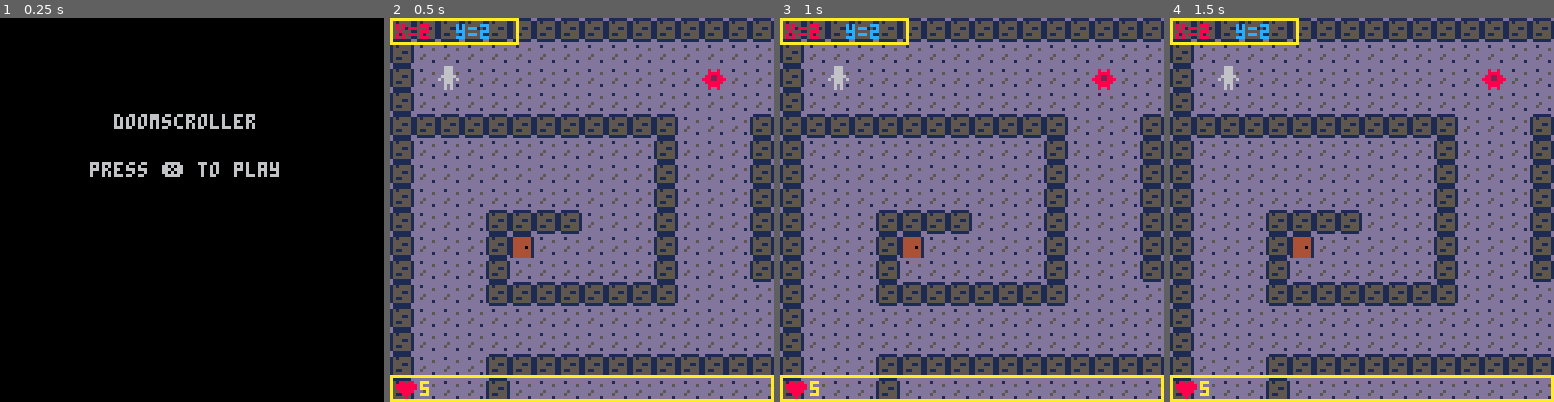
Above: before the commit, frames 1-4 (left to right).
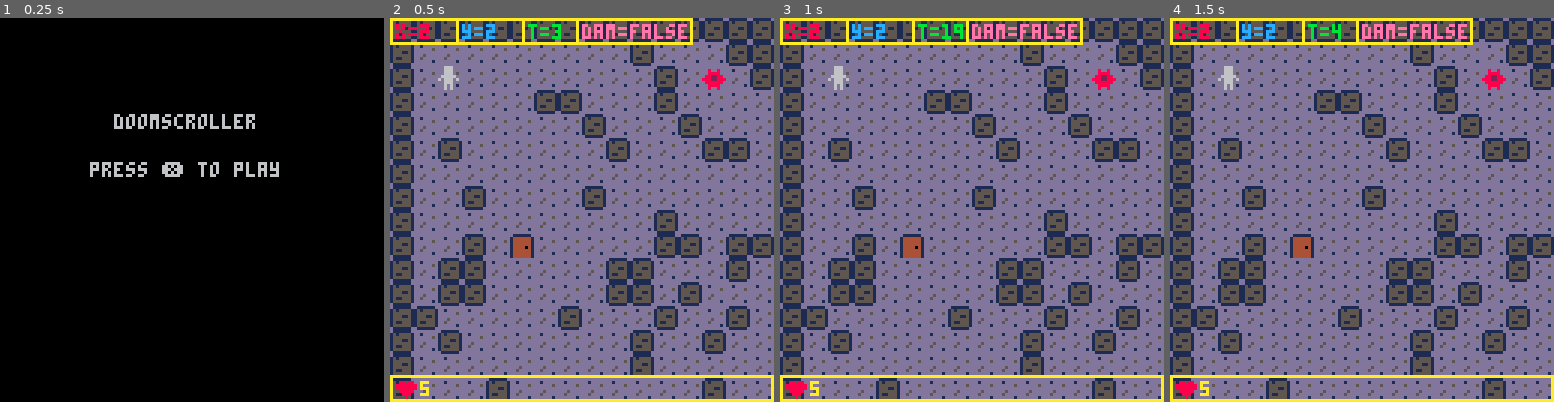
Above: after the commit, the same moments.

Repository: OmniWode/doomscroller
Game: PICO-8 cartridge doomscroller.p8
The game is run twice, just before and just after one commit, with the same random seed, the same clock (stepped at 60 frames per second) and the same inputs.
Inputs:
- Up to frame 1 (0.25 s): no input
- Up to frame 2 (0.5 s): tap X (X key) at 0.33 s
- Up to frame 3 (1 s): no input
- Up to frame 4 (1.5 s): tap X (X key) at 1.07 s

Frame 1 is identical in both runs. In frame 2, 28% of the frame differs, in the area x 6-100%, y 0-100%; in frame 3, 28%; in frame 4, 28%.

Commit message:
improved damage mechanics

Diff:
--- a/doomscroller.p8
+++ b/doomscroller.p8
@@ -64,7 +64,7 @@
 
 function update_game()
 	if (not game_over) then
-		--update_map()
+		update_map()
 		move_player()
 		check_win_lose()
 	else
@@ -78,6 +78,7 @@
 		draw_map()
 		draw_enemies()
 		draw_player()
+		if (p.dam) draw_damage()
 		draw_hud()
 		draw_debug()
 	else
@@ -91,16 +92,16 @@
 
 function map_setup()
 	timer=0
+	anim_time=30 --30 = 1 sec
 
 	solid=0
 	door=1
 	enemy=2
 
 	init_enemies()
-
 	make_walls()
-
-	make_floor(1)
+	place_door()
+	--make_floor(1)
 end
 
 function make_walls()
@@ -108,17 +109,30 @@
 		for y=0,63 do
 			if ((x==0) or (x==127)) then
 				mset(x,y,2)
-			end
-			if ((y==0) or (y==63)) then
+			elseif ((y==0) or (y==63)) then
+				mset(x,y,2)
+			elseif (((rnd(10)) <= 2 ) and ((x>4) or (y>4))) then
 				mset(x,y,2)
 			end
+
 		end
 	end
+end
+
+function place_door()
+	mset(5,9,3)
 end
 
 function make_floor(depth)
 	floor={}
 	floor.depth=depth
+end
+
+function update_map()
+	if (timer==anim_time) then
+		timer=0
+	end
+	timer+=1
 end
 
 function draw_map()
@@ -150,10 +164,31 @@
 	p.h=8
 	p.hp=5
 	p.spr=1
+	p.dam=false
+	p.dam_anim=0
 end
 
 function draw_player()
 	spr(p.spr,p.x*p.w,p.y*p.h)
+end
+
+function draw_damage()
+
+	p.dam_anim+=7
+	if (p.dam_anim<15) then
+		spr(16,p.x*p.w,p.y*p.h)
+	elseif (p.dam_anim>15) and (p.dam_anim<=30) then
+		spr(17,p.x*p.w,p.y*p.h)
+	elseif (p.dam_anim>30) and (p.dam_anim<=45) then
+		spr(18,p.x*p.w,p.y*p.h)
+	elseif (p.dam_anim>45) and (p.dam_anim<=60) then
+		spr(19,p.x*p.w,p.y*p.h)
+	elseif (p.dam_anim>60) then
+		p.dam_anim=0
+		p.dam=false
+	end
+
+	--p.dam=false
 end
 
 function draw_hud()
@@ -170,10 +205,17 @@
 	debugx=mapx*8
 	debugy=mapy*8
 
-	rect(debugx,debugy,debugx+42,debugy+8,10)
-
+	rect(debugx,debugy,debugx+22,debugy+8,10)
 	print("x="..p.x,debugx+2,debugy+2,8)
-	print("y="..p.y,debugx+22,debugy+2,12)
+
+	rect(debugx+22,debugy,debugx+44,debugy+8,10)
+	print("y="..p.y,debugx+24,debugy+2,12)
+
+	rect(debugx+44,debugy,debugx+62,debugy+8,10)
+	print("t="..timer,debugx+46,debugy+2,11)
+
+	rect(debugx+62,debugy,debugx+100,debugy+8,10)
+	print("dam="..tostr(p.dam),debugx+64,debugy+2,14)
 end
 
 function move_player()
@@ -191,7 +233,7 @@
 		p.x=mid(0,newx,127)
 		p.y=mid(0,newy,127)
 	else
-		sfx(0)
+		--sfx(0)
 	end
 end
 
@@ -201,6 +243,9 @@
 	--take damage from enemies
 	if (is_tile(enemy,x,y)) then
 		p.hp -= 1
+		p.dam=true
+		sfx(1)
+		--rectfill(0,0,127,127,8)
 	end
 end
 
@@ -253,14 +298,14 @@
 00700700006660001511555114444441dd5ddddd0000000000000000000000000000000000000000000000000000000000000000000000000000000000000000
 00000000006060001555555114444441dddddd1d0000000000000000000000000000000000000000000000000000000000000000000000000000000000000000
 0000000000606000d111111d14444441dddddddd0000000000000000000000000000000000000000000000000000000000000000000000000000000000000000
-00000000000000000000000000000000000000000000000000000000000000000000000000000000000000000000000000000000000000000000000000000000
-00000000000000000000000000000000000000000000000000000000000000000000000000000000000000000000000000000000000000000000000000000000
-00000000000000000000000000000000000000000000000000000000000000000000000000000000000000000000000000000000000000000000000000000000
-00000000000000000000000000000000000000000000000000000000000000000000000000000000000000000000000000000000000000000000000000000000
-00000000000000000000000000000000000000000000000000000000000000000000000000000000000000000000000000000000000000000000000000000000
-00000000000000000000000000000000000000000000000000000000000000000000000000000000000000000000000000000000000000000000000000000000
-00000000000000000000000000000000000000000000000000000000000000000000000000000000000000000000000000000000000000000000000000000000
-00000000000000000000000000000000000000000000000000000000000000000000000000000000000000000000000000000000000000000000000000000000
+00000000000000000000000088888888000000000000000000000000000000000000000000000000000000000000000000000000000000000000000000000000
+00000000000000000888888080000008000000000000000000000000000000000000000000000000000000000000000000000000000000000000000000000000
+00000000008888000800008080000008000000000000000000000000000000000000000000000000000000000000000000000000000000000000000000000000
+00088000008008000800008080000008000000000000000000000000000000000000000000000000000000000000000000000000000000000000000000000000
+00088000008008000800008080000008000000000000000000000000000000000000000000000000000000000000000000000000000000000000000000000000
+00000000008888000800008080000008000000000000000000000000000000000000000000000000000000000000000000000000000000000000000000000000
+00000000000000000888888080000008000000000000000000000000000000000000000000000000000000000000000000000000000000000000000000000000
+00000000000000000000000088888888000000000000000000000000000000000000000000000000000000000000000000000000000000000000000000000000
 dddddddddddbdddb0000000000000000000000000000000000000000000000000000000000000000000000000000000000000000000000000000000000000000
 dd8dd8dddddddbdd0000000000000000000000000000000000000000000000000000000000000000000000000000000000000000000000000000000000000000
 dd8888ddbd3333db0000000000000000000000000000000000000000000000000000000000000000000000000000000000000000000000000000000000000000
@@ -377,37 +422,38 @@
 0001010200000000000000000000000000000000000000000000000000000000050500000000000000000000000000000000000000000000000000000000000000000000000000000000000000000000000000000000000000000000000000000000000000000000000000000000000000000000000000000000000000000000
 0000000000000000000000000000000000000000000000000000000000000000000000000000000000000000000000000000000000000000000000000000000000000000000000000000000000000000000000000000000000000000000000000000000000000000000000000000000000000000000000000000000000000000
 __map__
-0202020202020202020202020202020202020202020202020202020202020204040404040404040404040404040404040404040404040404040404040404040404040404040404040404040404040404040404040404040404040404040404040404040404040404040404040404040404040404040400000000000000000000
-0204040404040404040404040404040404040404040404040404040404040404040404040404040404040404040404040404040404040404040404040404040404040404040404040404040404040404040404040404040404040404040404040404040404040404040404040404040404040404040400000000000000000000
-0204040404040404040404040404040404040404040404040404040404040404040404040404040404040404040404040404040404040404040404040404040404040404040404040404040404040404040404040404040404040404040404040404040404040404040404040404040404040404040400000000000000000000
-0204040404040404040404040404040404040404040404040404040404040404040404040404040404040404040404040404040404040404040404040404040404040404040404040404040404040404040404040404040404040404040404040404040404040404040404040404040404040404040400000000000000000000
-0202020202020202020202020404040202020202040404040404040404040204040404040404040404040404040404040404040404040404040404040404040404040404040404040404040404040404040404040404040404040404040404040404040404040404040404040404040404040404040400000000000000000000
-0204040404040404040404020404040202040404040404040404040404040204040404040404040404040404040404040404040404040404040404040404040404040404040404040404040404040404040404040404040404040404040404040404040404040404040404040404040404040404040404040404040404040404
-0204040404040404040404020404040202040404040404040404210404040204040404040404040404040404040404040404040404040404040404040404040404040404040404040404040404040404040404040404040404040404040404040404040404040404040404040404040404040404040404040404040404040404
-0204040404040404040404020404040202040404042104040404212104040204040404040404040404040404040404040404040404040404040404040404040404040404040404040404040404040404040404040404040404040404040404040404040404040404040404040404040404040404040404040404040404040404
-0204040402020202040404020404040202040404042121040404040404040204040404040404040404040404040404040404040404040404040404040404040404040404040404040404040404040404040404040404040404040404040404040404040404040404040404040404040404040404040404040404040404040404
-0204040402030404040404020404040202040421040404040404040404040204040404040404040404040404040404040404040404040404040404040404040404040404040404040404040404040404040404040404040404040404040404040404040404040404040404040404040404040404040404040404040404040404
-0204040402040404040404020404040202040404040404042121210404040204040404040404040404040404040404040404040404040404040404040404040404040404040404040404040404040404040404040404040404040404040404040404040404040404040404040404040404040404040404040404040404040404
-0204040402020202020202020404040404040404040404212104040404040204040404040404040404040404040404040404040404040404040404040404040404040404040404040404040404040404040404040404040404040404040404040404040404040404040404040404040404040404040404040404040404040404
-0204040404040404040404040404040404040404040404040404040404040204040404040404040404040404040404040404040404040404040404040404040404040404040404040404040404040404040404040404040404040404040404040404040404040404040404040404040404040404040404040404040404040404
-0204040404040404040404040404040404040404040404040404040404040204040404040404040404040404040404040404040404040404040404040404040404040404040404040404040404040404040404040404040404040404040404040404040404040404040404040404040404040404040404040404040404040404
-0204040402020202020202020202020202020202020202020202020202020204040404040404040404040404040404040404040404040404040404040404040404040404040404040404040404040404040404040404040404040404040404040404040404040404040404040404040404040404040404040404040404040404
-0204040402040404040404040404040404040404040404040404040404040404040404040404040404040404040404040404040404040404040404040404040404040404040404040404040404040404040404040404040404040404040404040404040404040404040404040404040404040404040404040404040404040404
-0204040402040404040404040404040404040404040404040404040404040404040404040404040404040404040404040404040404040404040404040404040404040404040404040404040404040404040404040404040404040404040404040404040404040404040404040404040404040404040404040404040404040404
-0204040402040404040404040404040404040404040404040404040404040404040404040404040404040404040404040404040404040404040404040404040404040404040404040404040404040404040404040404040404040404040404040404040404040404040404040404040404040404040404040404040404040404
-0204040402040404040404040404040404040404040404040404040404040404040404040404040404040404040404040404040404040404040404040404040404040404040404040404040404040404040404040404040404040404040404040404040404040404040404040404040404040404040404040404040404040404
-0204040402040404040404040404040404040404040404040404040404040404040404040404040404040404040404040404040404040404040404040404040404040404040404040404040404040404040404040404040404040404040404040404040404040404040404040404040404040404040404040404040404040404
-0204040402040404040404040404040404040404040404040404040404040404040404040404040404040404040404040404040404040404040404040404040404040404040404040404040404040404040404040404040404040404040404040404040404040404040404040404040404040404040404040404040404040404
-0204040402040404040404040404040404040404040404040404040404040404040404040404040404040404040404040404040404040404040404040404040404040404040404040404040404040404040404040404040404040404040404040404040404040404040404040404040404040404040404040404040404040404
-0204040402040404040404040404040404040404040404040404040404040404040404040404040404040404040404040404040404040404040404040404040404040404040404040404040404040404040404040404040404040404040404040404040404040404040404040404040404040404040404040404040404040404
-0204040402040404040404040404040404040404040404040404040404040404040404040404040404040404040404040404040404040404040404040404040404040404040404040404040404040404040404040404040404040404040404040404040404040404040404040404040404040404040404040404040404040404
-0204040404040404040404040404040404040404040404040404040404040404040404040404040404040404040404040404040404040404040404040404040404040404040404040404040404040404040404040404040404040404040404040404040404040404040404040404040404040404040404040404040404040404
-0204040404040404040404040404040404040404040404040404040404040404040404040404040404040404040404040404040404040404040404040404040404040404040404040404040404040404040404040404040404040404040404040404040404040404040404040404040404040404040404040404040404040404
-0204040404040404040404040404040404040404040404040404040404040404040404040404040404040404040404040404040404040404040404040404040404040404040404040404040404040404040404040404040404040404040404040404040404040404040404040404040404040404040404040404040404040404
-0204040404040404040404040404040404040404040404040404040404040404040404040404040404040404040404040404040404040404040404040404040404040404040404040404040404040404040404040404040404040404040404040404040404040404040404040404040404040404040404040404040404040404
-0202020202020204040404040404040404040404040404040404040404040404040404040404040404040404040404040404040404040404040404040404040404040404040404040404040404040404040404040404040404040404040404040404040404040404040404040404040404040404040404040404040404040404
-0404040404040404040404040404040404040404040404040404040404040404040404040404040404040404040404040404040404040404040404040404040404040404040404040404040404040404040404040404040404040404040404040404040404040404040404040404040404040404040404040404040404040404
-0404040404040404040404040404040404040404040404040404040404040404040404040404040404040404040404040404040404040404040404040404040404040404040404040404040404040404040404040404040404040404040404040404040404040404040404040404040404040404040404040404040404040404
-0404040404040404040404040404040404040404040404040404040404040404040404040404040404040404040404040404040404040404040404040404040404040404040404040404040404040404040404040404040404040404040404040404040404040404040404040404040404040404040404040404040404040404
-
-
+0404040404040404040404040404040404040404040404040404040404040404040404040404040404040404040404040404040404040404040404040404040404040404040404040404040404040404040404040404040404040404040404040404040404040404040404040404040404040404040404040404040404040404
+0404040404040404040404040404040404040404040404040404040404040404040404040404040404040404040404040404040404040404040404040404040404040404040404040404040404040404040404040404040404040404040404040404040404040404040404040404040404040404040404040404040404040404
+0404040404040404040404040404040404040404040404040404040404040404040404040404040404040404040404040404040404040404040404040404040404040404040404040404040404040404040404040404040404040404040404040404040404040404040404040404040404040404040404040404040404040404
+0404040404040404040404040404040404040404040404040404040404040404040404040404040404040404040404040404040404040404040404040404040404040404040404040404040404040404040404040404040404040404040404040404040404040404040404040404040404040404040404040404040404040404
+0404040404040404040404040404040404040404040404040404040404040404040404040404040404040404040404040404040404040404040404040404040404040404040404040404040404040404040404040404040404040404040404040404040404040404040404040404040404040404040404040404040404040404
+0404040404040404040404040404040404040404040404040404040404040404040404040404040404040404040404040404040404040404040404040404040404040404040404040404040404040404040404040404040404040404040404040404040404040404040404040404040404040404040404040404040404040404
+0404040404040404040404040404040404040404040404040404040404040404040404040404040404040404040404040404040404040404040404040404040404040404040404040404040404040404040404040404040404040404040404040404040404040404040404040404040404040404040404040404040404040404
+0404040404040404040404040404040404040404040404040404040404040404040404040404040404040404040404040404040404040404040404040404040404040404040404040404040404040404040404040404040404040404040404040404040404040404040404040404040404040404040404040404040404040404
+0404040404040404040404040404040404040404040404040404040404040404040404040404040404040404040404040404040404040404040404040404040404040404040404040404040404040404040404040404040404040404040404040404040404040404040404040404040404040404040404040404040404040404
+0404040404030404040404040404040404040404040404040404040404040404040404040404040404040404040404040404040404040404040404040404040404040404040404040404040404040404040404040404040404040404040404040404040404040404040404040404040404040404040404040404040404040404
+0404040404040404040404040404040404040404040404040404040404040404040404040404040404040404040404040404040404040404040404040404040404040404040404040404040404040404040404040404040404040404040404040404040404040404040404040404040404040404040404040404040404040404
+0404040404040404040404040404040404040404040404040404040404040404040404040404040404040404040404040404040404040404040404040404040404040404040404040404040404040404040404040404040404040404040404040404040404040404040404040404040404040404040404040404040404040404
+0404040404040404040404040404040404040404040404040404040404040404040404040404040404040404040404040404040404040404040404040404040404040404040404040404040404040404040404040404040404040404040404040404040404040404040404040404040404040404040404040404040404040404
+0404040404040404040404040404040404040404040404040404040404040404040404040404040404040404040404040404040404040404040404040404040404040404040404040404040404040404040404040404040404040404040404040404040404040404040404040404040404040404040404040404040404040404
+0404040404040404040404040404040404040404040404040404040404040404040404040404040404040404040404040404040404040404040404040404040404040404040404040404040404040404040404040404040404040404040404040404040404040404040404040404040404040404040404040404040404040404
+0404040404040404040404040404040404040404040404040404040404040404040404040404040404040404040404040404040404040404040404040404040404040404040404040404040404040404040404040404040404040404040404040404040404040404040404040404040404040404040404040404040404040404
+0404040404040404040404040404040404040404040404040404040404040404040404040404040404040404040404040404040404040404040404040404040404040404040404040404040404040404040404040404040404040404040404040404040404040404040404040404040404040404040404040404040404040404
+0404040404040404040404040404040404040404040404040404040404040404040404040404040404040404040404040404040404040404040404040404040404040404040404040404040404040404040404040404040404040404040404040404040404040404040404040404040404040404040404040404040404040404
+0404040404040404040404040404040404040404040404040404040404040404040404040404040404040404040404040404040404040404040404040404040404040404040404040404040404040404040404040404040404040404040404040404040404040404040404040404040404040404040404040404040404040404
+0404040404040404040404040404040404040404040404040404040404040404040404040404040404040404040404040404040404040404040404040404040404040404040404040404040404040404040404040404040404040404040404040404040404040404040404040404040404040404040404040404040404040404
+0404040404040404040404040404040404040404040404040404040404040404040404040404040404040404040404040404040404040404040404040404040404040404040404040404040404040404040404040404040404040404040404040404040404040404040404040404040404040404040404040404040404040404
+0404040404040404040404040404040404040404040404040404040404040404040404040404040404040404040404040404040404040404040404040404040404040404040404040404040404040404040404040404040404040404040404040404040404040404040404040404040404040404040404040404040404040404
+0404040404040404040404040404040404040404040404040404040404040404040404040404040404040404040404040404040404040404040404040404040404040404040404040404040404040404040404040404040404040404040404040404040404040404040404040404040404040404040404040404040404040404
+0404040404040404040404040404040404040404040404040404040404040404040404040404040404040404040404040404040404040404040404040404040404040404040404040404040404040404040404040404040404040404040404040404040404040404040404040404040404040404040404040404040404040404
+0404040404040404040404040404040404040404040404040404040404040404040404040404040404040404040404040404040404040404040404040404040404040404040404040404040404040404040404040404040404040404040404040404040404040404040404040404040404040404040404040404040404040404
+0404040404040404040404040404040404040404040404040404040404040404040404040404040404040404040404040404040404040404040404040404040404040404040404040404040404040404040404040404040404040404040404040404040404040404040404040404040404040404040404040404040404040404
+0404040404040404040404040404040404040404040404040404040404040404040404040404040404040404040404040404040404040404040404040404040404040404040404040404040404040404040404040404040404040404040404040404040404040404040404040404040404040404040404040404040404040404
+0404040404040404040404040404040404040404040404040404040404040404040404040404040404040404040404040404040404040404040404040404040404040404040404040404040404040404040404040404040404040404040404040404040404040404040404040404040404040404040404040404040404040404
+0404040404040404040404040404040404040404040404040404040404040404040404040404040404040404040404040404040404040404040404040404040404040404040404040404040404040404040404040404040404040404040404040404040404040404040404040404040404040404040404040404040404040404
+0404040404040404040404040404040404040404040404040404040404040404040404040404040404040404040404040404040404040404040404040404040404040404040404040404040404040404040404040404040404040404040404040404040404040404040404040404040404040404040404040404040404040404
+0404040404040404040404040404040404040404040404040404040404040404040404040404040404040404040404040404040404040404040404040404040404040404040404040404040404040404040404040404040404040404040404040404040404040404040404040404040404040404040404040404040404040404
+0404040404040404040404040404040404040404040404040404040404040404040404040404040404040404040404040404040404040404040404040404040404040404040404040404040404040404040404040404040404040404040404040404040404040404040404040404040404040404040404040404040404040404
+
+
+
Not shown, changed: the sound effects (__sfx__) section of doomscroller.p8
